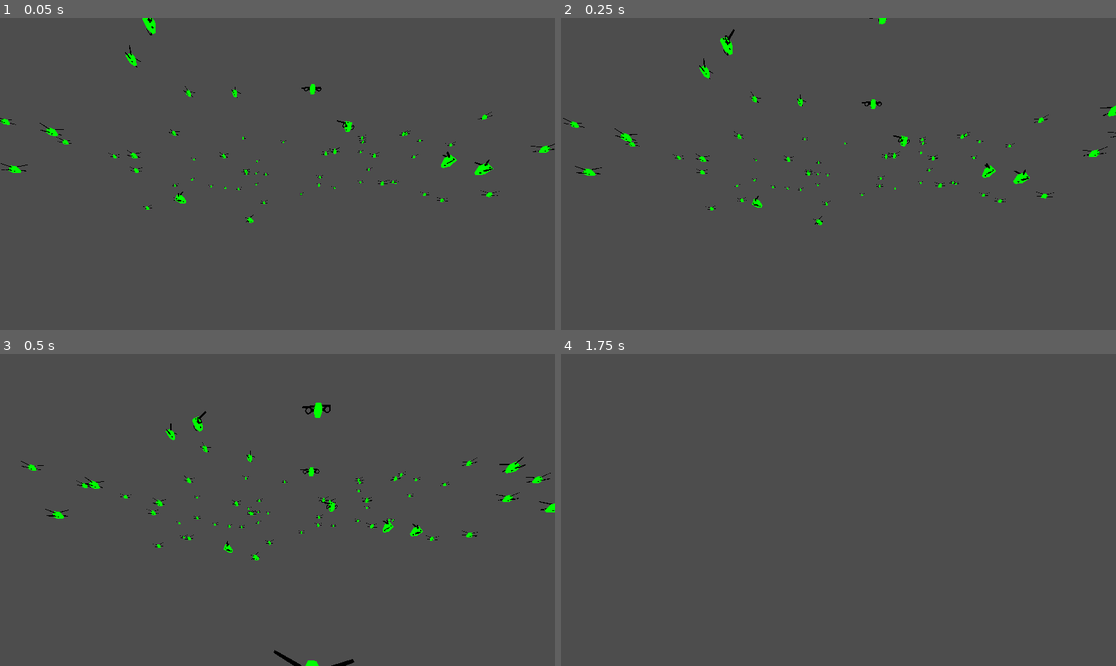
Above: before the commit, frames 1-4 (two rows, left to right).
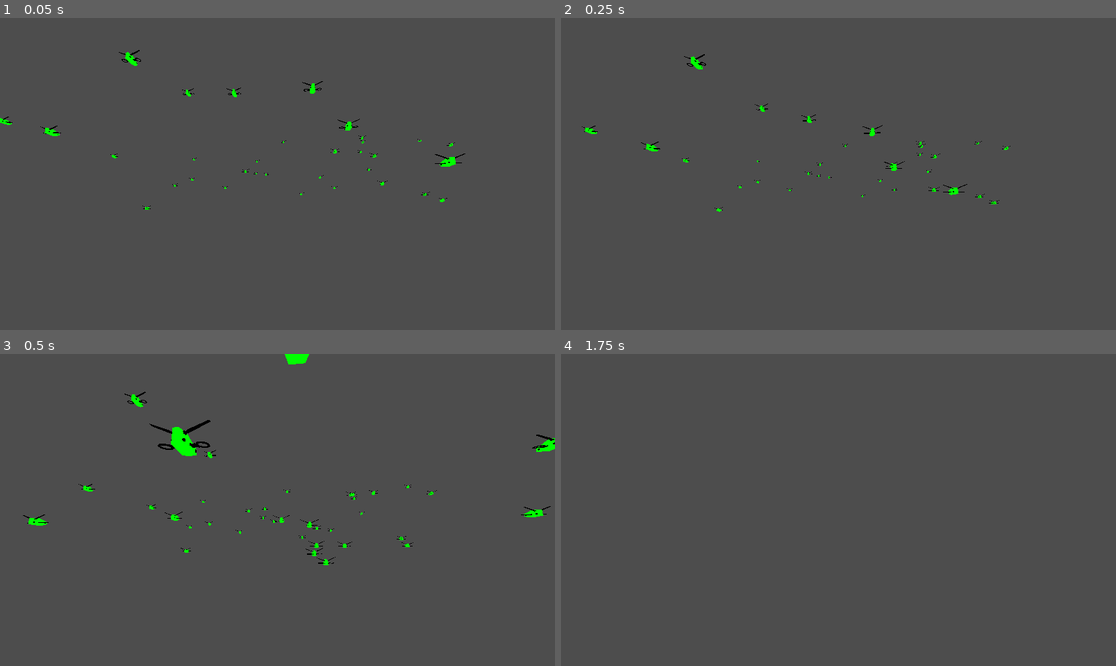
Above: after the commit, the same moments.

Repository: AnasFd/autonomous-drones
Game: Godot game, scene res://main.tscn
The game is run twice, just before and just after one commit, with the same random seed, the same clock (stepped at 60 frames per second) and the same inputs.
Inputs (mouse positions are in pixels of both pictures, inside the frame that each line leads up to):
- Up to frame 1 (0.05 s): no input
- Up to frame 2 (0.25 s): no input
- Up to frame 3 (0.5 s): no input
- Up to frame 4 (1.75 s): move the mouse to (960, 494) at 0.52 s; press the mouse at (960, 494) at 0.53 s; hold D (move_right) 0.53-1.28 s; move the mouse to (810, 510) at 1.27 s; release the mouse at (810, 510) at 1.28 s; hold W (move_forward) from 1.28 s (still down); click (810, 510) at 1.35 s

The runs differ from the first frame. In frame 1, 0.9% of the frame differs, in the area x 0-100%, y 0-66%; in frame 2, 1.5%; in frame 3, 2.5%, in the area x 3-100%, y 0-100%; in frame 4, nothing differs.

Commit message:
Drone script: Introduction of states

Diff:
--- a/scripts/drone.gd
+++ b/scripts/drone.gd
@@ -1,73 +1,101 @@
-# Drone.gd
 extends RigidBody3D
 
-# Constants and properties for the drone behavior
-@export var circle_center: Vector3 = Vector3(0, 0, 0)
-@export var circle_radius: float = 10.0  # Desired radius of the sphere
-@export var base_min_distance: float = 5.0  # Minimum distance between drones
-@export var speed: float = 10.0  # Base movement speed
-@export var repulsion_strength: float = 1.0  # Strength of repulsion between drones
-@export var radial_constraint_strength: float = 1.0  # Strength of the force to keep drones at circle_radius
+@export var sphere_center: Vector3 = Vector3(0, 0, 0)
+@export var sphere_radius: float = 30.0
+@export var base_min_distance: float = 5.0
+@export var speed: float = 30.0
+@export var radial_constraint_strength: float = 1.5  # Adjusts strength for keeping drones at sphere_radius
 
-# Class properties for the forces
-var steering_force: Vector3
-var radial_constraint_force: Vector3
-var avoidance_force: Vector3
+# Define possible states
+enum State { MOVE, AVOID_OBSTACLES, IDLE }
+var current_state: State = State.MOVE
 
-# Main processing function to update movement each frame
+func _ready():
+	current_state = State.MOVE
+
 func _process(delta):
-	# Update forces and combine them for final application
-	steering_force = calculate_steering()
-	radial_constraint_force = calculate_radial_constraint()
-	avoidance_force = calculate_avoidance_force()
+	# Execute current state logic
+	match current_state:
+		State.MOVE:
+			move_to_sphere_radius(delta)
+		State.AVOID_OBSTACLES:
+			avoid_obstacles(delta)
+		State.IDLE:
+			idle(delta)
 
-	# Combine all forces and apply as a central impulse
-	var combined_force = (steering_force + radial_constraint_force + avoidance_force).normalized() * speed * delta
-	apply_central_impulse(combined_force)
+# State Logic
 
-# Collision detection
-func _on_body_entered(body: Node) -> void:
-	print("collision happened")
-	print("self position: " + str(self.position))
-	print("body position: " + str(body.position))
-	queue_free()  # Optional: remove the drone upon collision
+# MOVE state: move towards target sphere radius and apply radial constraint
+func move_to_sphere_radius(delta):
+	# Calculate movement towards the center
+	var direction = (sphere_center - global_transform.origin).normalized()
 
-# Calculations for the various forces
-# Steering force to move towards the center and avoid other drones
-func calculate_steering() -> Vector3:
-	var desired_direction = (circle_center - global_transform.origin).normalized()
-	return desired_direction
+	# Apply radial constraint to stay at the desired sphere radius
+	var radial_constraint = calculate_radial_constraint()
 
-# Radial constraint force to maintain a position at circle_radius
+	# Calculate the final movement and apply impulse
+	var movement = (direction * speed + radial_constraint) * delta
+	apply_central_impulse(movement)
+
+	# Check transitions to other states
+	var avoidance_force = calculate_avoidance_force()
+	if avoidance_force == Vector3.ZERO and is_in_sphere_radius():
+		current_state = State.IDLE
+	elif avoidance_force != Vector3.ZERO:
+		current_state = State.AVOID_OBSTACLES
+
+
+# AVOID_OBSTACLES state: apply repulsion force to avoid collisions
+func avoid_obstacles(delta):
+	var avoidance_force = calculate_avoidance_force()
+	apply_central_impulse(avoidance_force * delta)
+
+	# Transition to MOVE if no obstacles are nearby and drone is outside radius
+	if avoidance_force == Vector3.ZERO and !is_in_sphere_radius():
+		current_state = State.MOVE
+	elif avoidance_force == Vector3.ZERO and is_in_sphere_radius():
+		current_state = State.IDLE
+
+
+# IDLE state: wait until repulsion is detected
+func idle(_delta):
+	if calculate_avoidance_force() != Vector3.ZERO:
+		current_state = State.AVOID_OBSTACLES
+
+
+# Helper functions
+
+# Check if drone is in the sphere radius with a small tolerance
+func is_in_sphere_radius() -> bool:
+	var distance = global_transform.origin.distance_to(sphere_center)
+	return abs(distance - sphere_radius) < 0.2  # Tolerance for slight deviations
+
+# Calculate the radial constraint to keep drones at the target sphere radius
 func calculate_radial_constraint() -> Vector3:
-	var direction_to_center = (global_transform.origin - circle_center).normalized()
-	var distance_to_center = global_transform.origin.distance_to(circle_center)
-	var distance_from_radius = distance_to_center - circle_radius
+	var direction_to_center = (sphere_center - global_transform.origin).normalized()
+	var distance_to_center = global_transform.origin.distance_to(sphere_center)
 
-	# Only apply constraint if the drone is outside the target radius
-	if abs(distance_from_radius) > 0.0:  # Small threshold for stability
-		return -direction_to_center * distance_from_radius * radial_constraint_strength
-	else:
-		return Vector3.ZERO
+	# Only apply force if outside the target radius
+	if abs(distance_to_center - sphere_radius) < 0.5:
+		var force_magnitude = (distance_to_center - sphere_radius) * radial_constraint_strength
+		return -direction_to_center * force_magnitude
+	return Vector3.ZERO
 
-# Avoidance force to prevent drones from clustering too closely
+
+# Calculate the repulsion force to avoid collisions with other drones for uniform distribution
 func calculate_avoidance_force() -> Vector3:
-	var force = Vector3.ZERO
+	var avoidance_force = Vector3.ZERO
 	var drones = get_parent().get_children()
 
 	for drone in drones:
-		if drone != self:  # Avoid self-comparison
+		if drone != self:
 			var distance_to_drone = global_transform.origin.distance_to(drone.global_transform.origin)
-			var min_distance = base_min_distance + (circle_radius / drones.size())
+			var min_distance = base_min_distance
 
-			# Apply repulsion if too close
+			# Apply repulsion if too close to another drone
 			if distance_to_drone < min_distance:
 				var repulsion_direction = (global_transform.origin - drone.global_transform.origin).normalized()
 				var repulsion_strength_scaled = (min_distance - distance_to_drone) / min_distance
-				force += repulsion_direction * repulsion_strength_scaled * repulsion_strength
+				avoidance_force += repulsion_direction * repulsion_strength_scaled
 
-	return force
-
-# Optional function for drone orientation facing the center of the sphere
-func _integrate_forces(_state):
-	look_at(circle_center, Vector3.UP)
+	return avoidance_force
--- a/scripts/main.gd
+++ b/scripts/main.gd
@@ -5,7 +5,7 @@
 @onready var camera = $Camera3D  # Reference to the camera
 @onready var drones = $Drones  # Reference to the node containing the drones
 
-@export var num_drones: int = 100  # Number of drones to create
+@export var num_drones: int = 50  # Number of drones to create
 @export var area_size: float = 50  # Size of the area to randomly place drones in
 
 func _ready():
